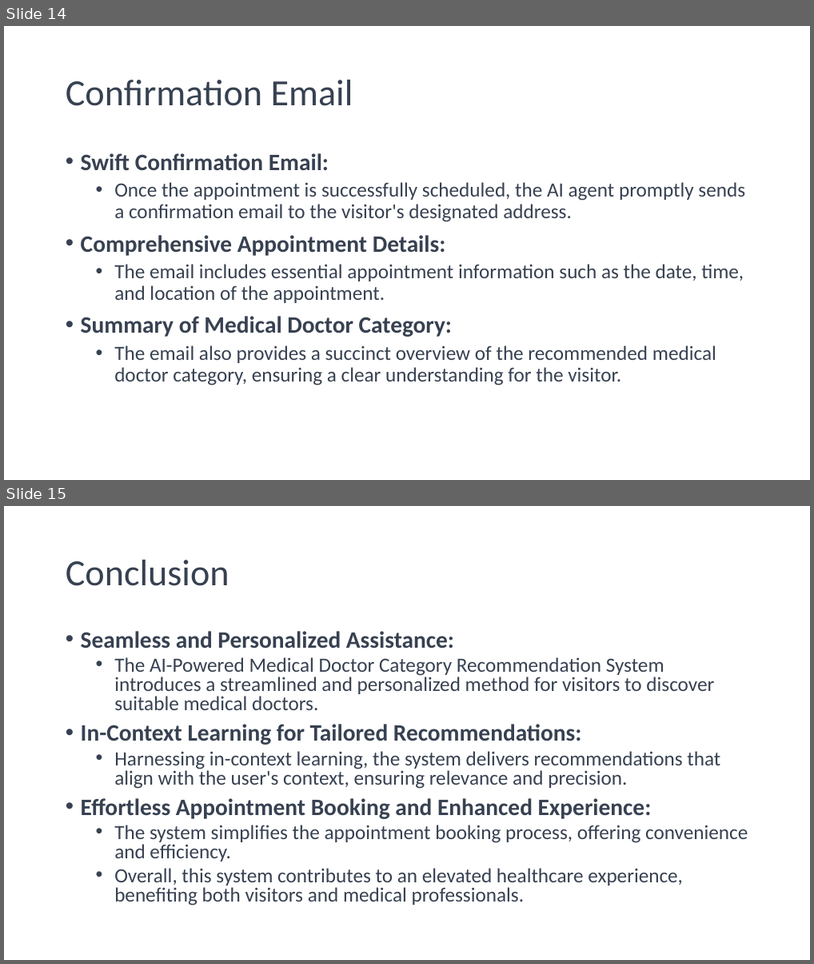
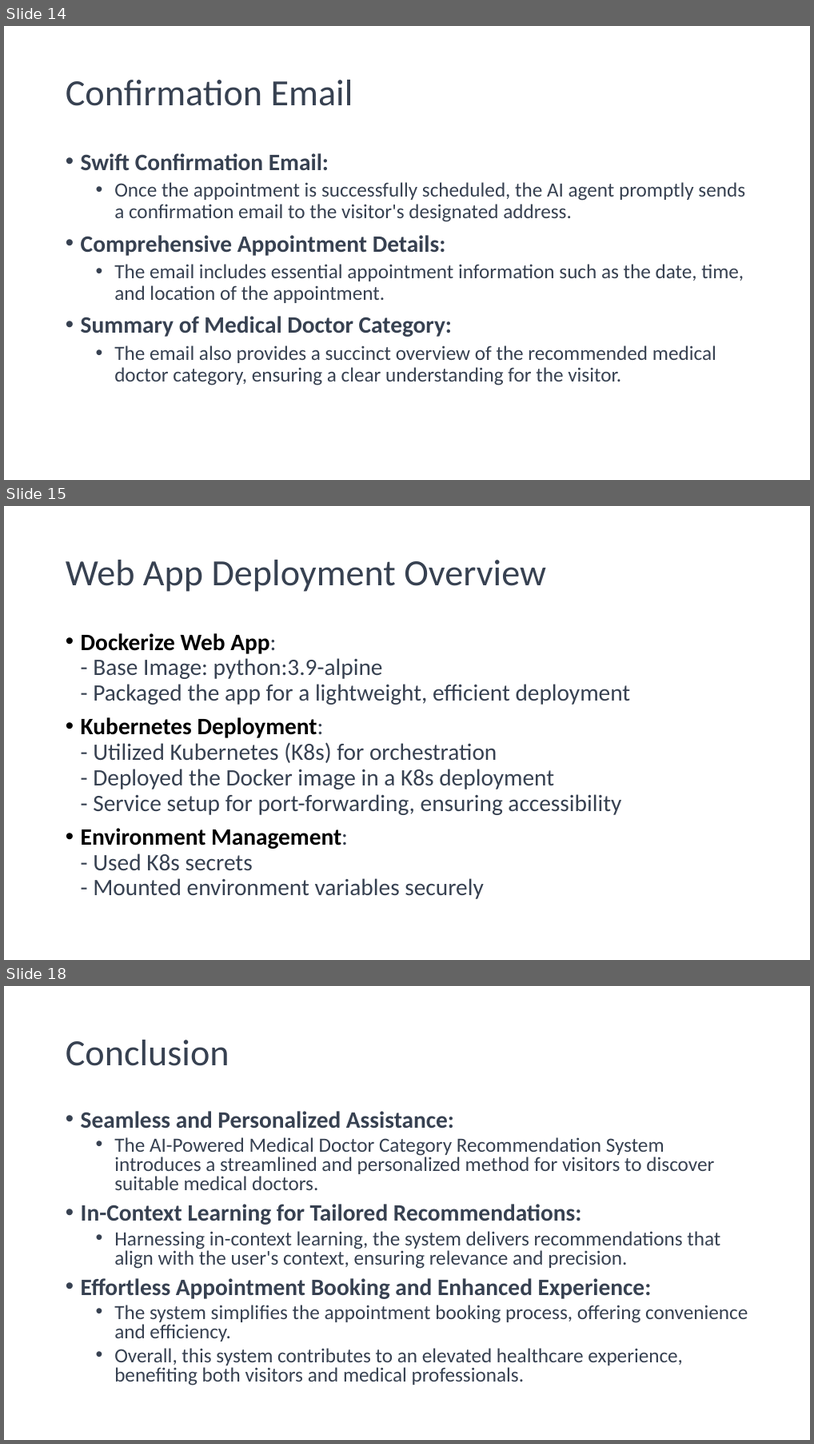
Before and after one commit to AndrewWooo/LLM_AI_Mavericks, a slide deck: chatbot-backend/team 8 AI Mavericks_v2_20230813.pptx. Shown one above the other, each under a label of ours: slides 14 and 15 before the commit, slides 14, 15 and 18 after it; the slides between them are not shown. The pictures are 814x964 and 814x1444 pixels, drawn with LibreOffice and Linux fonts; fonts in the diff are those of the drawing. Boxes give left, top, right and bottom in pixels: in the first picture for what was removed or moved away, otherwise in the second. Text is boxed around its words. In the diff, an @@ line names an element or a change of style, - is before the commit and + after.

```diff
--- a/chatbot-backend/team 8 AI Mavericks_v2_20230813.pptx
+++ b/chatbot-backend/team 8 AI Mavericks_v2_20230813.pptx
@@ slide 15 added at box(4, 506, 810, 960), background #FFFFFF @@
@@ title added at box(66, 560, 546, 592), 44 pt, text #374151 @@
+Web App Deployment Overview
@@ text added at box(81, 633, 631, 899), 28 pt, text #374151 @@
+• Dockerize Web App:
+  - Base Image: python:3.9-alpine
+  - Packaged the app for a lightweight, efficient deployment
+• Kubernetes Deployment:
+  - Utilized Kubernetes (K8s) for orchestration
+  - Deployed the Docker image in a K8s deployment
+  - Service setup for port-forwarding, ensuring accessibility
+• Environment Management:
+  - Used K8s secrets
+  - Mounted environment variables securely
@@ what was slide 15 is now slide 18 @@
```
Also in this commit, not shown: 2 other slides added.
